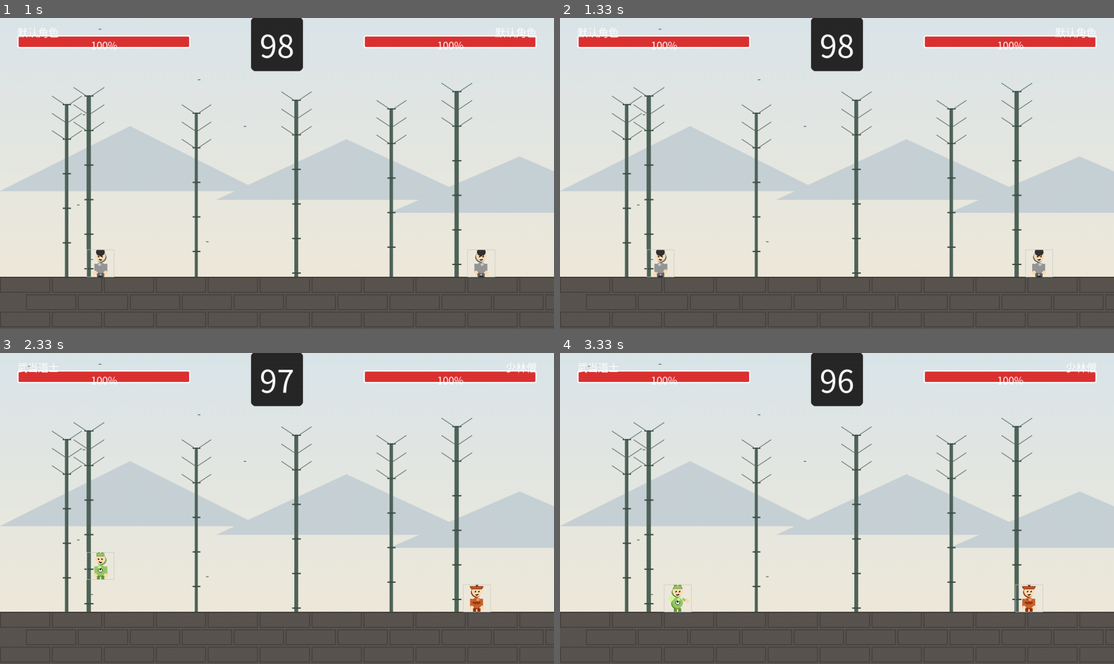
Above: before the commit, frames 1-4 (two rows, left to right).
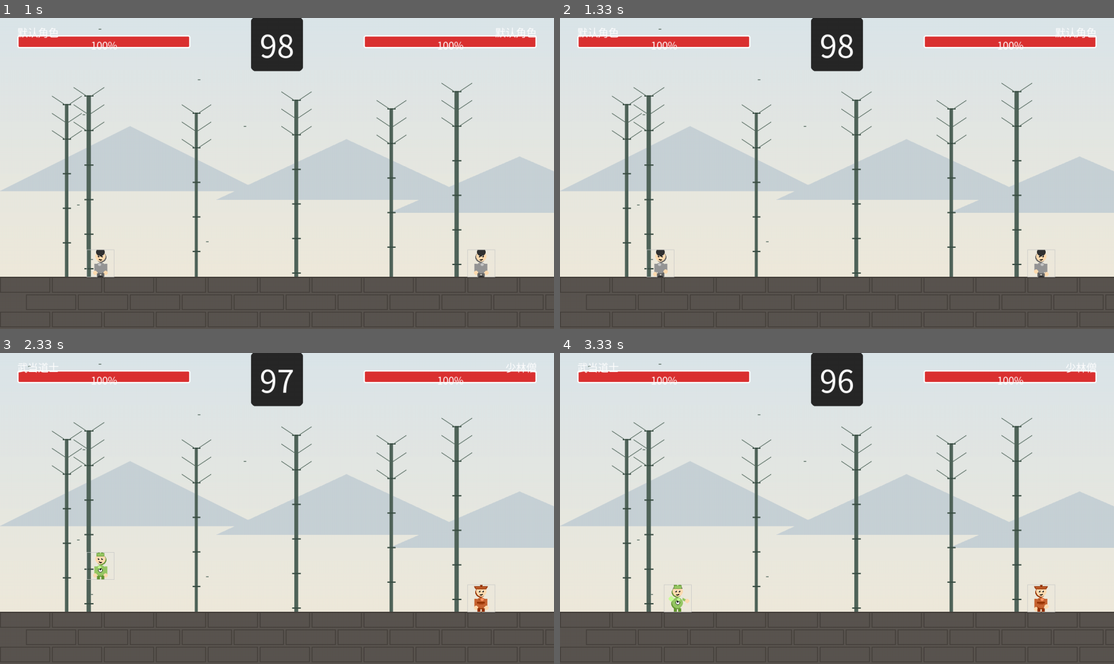
Above: after the commit, the same moments.

Repository: BreezeRidge/chinese-fighter
Game: pygame game, started from src/main.py
Same seed, same stepped clock (60 frames per second), same inputs: the game is played once before the commit and once after it.
Inputs:
- Up to frame 1 (1 s): tap J at 0.33 s; tap E at 0.67 s
- Up to frame 2 (1.33 s): tap F5 at 1 s
- Up to frame 3 (2.33 s): hold D 1.33-1.8 s; tap J at 1.4, 1.7, 2.23 s; tap F3 at 1.83 s; hold W from 2.17 s (still down); tap K at 2.32 s
- Up to frame 4 (3.33 s): release W at 2.47 s; hold D 2.5-2.97 s; tap J at 2.57, 2.87, 3.07 s; hold A from 3 s (still down); tap F at 3.15 s

Frame 1 is identical in both runs. In frame 2, 0.1% of the frame differs, in the area x 84-90%, y 74-84%; in frame 3, 0.2%; in frame 4, 0.4%, in the area x 82-90%, y 74-84%.

Commit message:
feat: AI系统战术增强（v1.0.0）
核心改进：
1. 修复冷却公式Bug（旧公式让HARD难度反而更慢）
2. 新增连段系统：命中确认→追击→轻起手→重收尾
3. 战术决策：血量感知、硬直窗口惩罚、真实招式冷却检查
4. 基于角色攻击范围的精确距离判断

实测效果：
- HARD接近速度170帧 vs EASY的328帧（难度正确分层）
- AI能对静止对手打出40次命中直至KO
- 三种性格攻击模式差异明显（AGGRESSIVE重击70%）

影响范围：
- AIController.update() 决策逻辑完全重写
- 新增 _combo_attack() 和 _try_special() 方法
- 公共接口不变，main.py/AIKeyWrapper无需改动

Diff:
--- a/src/ai_system.py
+++ b/src/ai_system.py
@@ -45,6 +45,11 @@
         self.action_cooldown = 0.0  # 行动冷却
         self.current_action = None  # 当前行动
         self.action_duration = 0.0  # 行动持续时间
+
+        # 连段系统状态
+        self.combo_step = 0          # 当前连段步骤（0=未开始）
+        self.combo_window = 0.0      # 连段确认窗口剩余时间
+        self._prev_opp_health = None # 上一帧对手血量（用于命中确认）
 
         # 难度参数
         self._set_difficulty_params()
@@ -97,50 +102,77 @@
             "special_2": False,
         }
 
+        # 更新连段窗口计时
+        self.combo_window = max(0, self.combo_window - dt)
+        if self.combo_window <= 0:
+            self.combo_step = 0  # 窗口过期，连段中断
+
+        # 命中确认：对手掉血 => 上一次攻击命中，可推进连段
+        opp_hp = opponent.health
+        just_hit = (self._prev_opp_health is not None
+                    and opp_hp < self._prev_opp_health)
+        self._prev_opp_health = opp_hp
+
         # 如果在冷却中，返回空操作
         if self.action_cooldown > 0:
             return keys_state
 
-        # AI决策逻辑
         distance = abs(ai_fighter.pos_x - opponent.pos_x)
-
-        # 1. 威胁检测：对手正在攻击
-        if opponent.state in [FighterState.ATTACK_LIGHT, FighterState.ATTACK_HEAVY, FighterState.SPECIAL]:
-            if distance < 150:
-                # 尝试格挡或闪避
-                if random.random() < self.block_chance:
-                    keys_state["block"] = True
-                    self._set_action_cooldown(0.3)
-                    return keys_state
-                elif random.random() < self.dodge_chance:
-                    # 后退
-                    keys_state["left" if ai_fighter.facing_right else "right"] = True
-                    self._set_action_cooldown(0.2)
-                    return keys_state
-
-        # 2. 距离判断
-        if distance > 200:
+        light_range = ai_fighter.stats.light_range
+        heavy_range = ai_fighter.stats.heavy_range
+
+        # 血量态势：落后时更激进，领先时更稳健
+        hp_ratio = ai_fighter.health / ai_fighter.stats.max_health
+        opp_hp_ratio = opp_hp / opponent.stats.max_health
+        losing = hp_ratio < opp_hp_ratio - 0.15
+
+        # ============ 优先级1：命中确认后的连段追击 ============
+        # 刚打中或对手处于硬直，是格斗AI最该压迫的窗口。
+        opp_stunned = opponent.state == FighterState.HIT
+        if (just_hit or opp_stunned) and distance < heavy_range + 20:
+            self.combo_step += 1
+            self.combo_window = 0.45  # 保持连段意图
+            return self._combo_attack(ai_fighter, opponent, keys_state)
+
+        # ============ 优先级2：威胁检测——对手正在攻击 ============
+        opp_attacking = opponent.state in [
+            FighterState.ATTACK_LIGHT, FighterState.ATTACK_HEAVY, FighterState.SPECIAL
+        ]
+        if opp_attacking and distance < heavy_range + 30:
+            # 落后时倾向闪避后反击而非被动格挡
+            if losing and random.random() < self.dodge_chance:
+                keys_state["left" if ai_fighter.facing_right else "right"] = True
+                self._set_action_cooldown(0.6)
+                return keys_state
+            if random.random() < self.block_chance:
+                keys_state["block"] = True
+                self._set_action_cooldown(1.0)
+                return keys_state
+            if random.random() < self.dodge_chance:
+                keys_state["left" if ai_fighter.facing_right else "right"] = True
+                self._set_action_cooldown(0.6)
+                return keys_state
+
+        # ============ 优先级3：特殊招式（真实就绪时才放） ============
+        if self._try_special(ai_fighter, opponent, distance, keys_state, losing):
+            return keys_state
+
+        # ============ 优先级4：基于攻击范围的距离决策 ============
+        if distance <= light_range:
+            # 已进入攻击范围：直接攻击
+            return self._decide_attack(ai_fighter, opponent, keys_state)
+        elif distance <= heavy_range + 30:
+            # 边缘距离：进攻型/落后时直接重击进场，否则微调走位
+            if self.personality == AIPersonality.AGGRESSIVE or losing:
+                return self._decide_attack(ai_fighter, opponent, keys_state)
+            if self.personality == AIPersonality.DEFENSIVE and random.random() < 0.4:
+                keys_state["block"] = True
+                self._set_action_cooldown(0.8)
+                return keys_state
+            return self._approach_opponent(ai_fighter, opponent)
+        else:
             # 远距离：接近对手
             return self._approach_opponent(ai_fighter, opponent)
-        elif distance > 100:
-            # 中距离：根据性格决定
-            if self.personality == AIPersonality.AGGRESSIVE:
-                return self._decide_attack(ai_fighter, opponent, keys_state)
-            elif self.personality == AIPersonality.DEFENSIVE:
-                if random.random() < 0.5:
-                    return self._approach_opponent(ai_fighter, opponent)
-                else:
-                    keys_state["block"] = True
-                    self._set_action_cooldown(0.3)
-                    return keys_state
-            else:  # BALANCED
-                if random.random() < self.attack_frequency:
-                    return self._decide_attack(ai_fighter, opponent, keys_state)
-                else:
-                    return self._approach_opponent(ai_fighter, opponent)
-        else:
-            # 近距离：攻击或格挡
-            return self._decide_attack(ai_fighter, opponent, keys_state)
 
     def _approach_opponent(self, ai_fighter: Fighter, opponent: Fighter) -> dict:
         """接近对手"""
@@ -165,47 +197,104 @@
         for key in keys_state:
             keys_state[key] = False
 
-        # 优先使用特殊招式（如果可用）
-        if random.random() < self.special_move_chance:
-            if random.random() < 0.5:
-                keys_state["special_1"] = True
-                self._set_action_cooldown(0.5)
-                return keys_state
-            else:
-                keys_state["special_2"] = True
-                self._set_action_cooldown(0.5)
-                return keys_state
-
+        # 攻击后冷却缩短，让AI能连续压迫（追击靠连段窗口衔接）
         # 选择攻击类型
         if self.personality == AIPersonality.AGGRESSIVE:
             # 进攻型：70%重攻击
             if random.random() < 0.7:
                 keys_state["attack_heavy"] = True
+                self._set_action_cooldown(0.9)
+            else:
+                keys_state["attack_light"] = True
+                self._set_action_cooldown(0.5)
+        elif self.personality == AIPersonality.DEFENSIVE:
+            # 防守型：主要轻攻击（快速、破绽小）
+            if random.random() < 0.8:
+                keys_state["attack_light"] = True
                 self._set_action_cooldown(0.5)
             else:
-                keys_state["attack_light"] = True
-                self._set_action_cooldown(0.3)
-        elif self.personality == AIPersonality.DEFENSIVE:
-            # 防守型：主要轻攻击
-            if random.random() < 0.8:
-                keys_state["attack_light"] = True
-                self._set_action_cooldown(0.3)
-            else:
                 keys_state["attack_heavy"] = True
-                self._set_action_cooldown(0.5)
+                self._set_action_cooldown(0.9)
         else:  # BALANCED
             if random.random() < 0.5:
                 keys_state["attack_light"] = True
-                self._set_action_cooldown(0.3)
+                self._set_action_cooldown(0.5)
             else:
                 keys_state["attack_heavy"] = True
-                self._set_action_cooldown(0.5)
+                self._set_action_cooldown(0.9)
 
         return keys_state
 
+    def _combo_attack(self, ai_fighter: Fighter, opponent: Fighter, keys_state: dict) -> dict:
+        """
+        连段追击：对手处于硬直/刚被命中时使用。
+        套路——轻攻击起手确认命中，第2、3段接重攻击收尾，
+        制造真实的连段压迫感，而非单发后撤。
+        """
+        for key in keys_state:
+            keys_state[key] = False
+
+        # 面向对手，避免打空
+        if ai_fighter.pos_x < opponent.pos_x:
+            keys_state["right"] = True
+        else:
+            keys_state["left"] = True
+
+        if self.combo_step >= 3:
+            # 第3段：重攻击/特殊收尾，然后重置连段
+            keys_state["attack_heavy"] = True
+            keys_state["right" if ai_fighter.pos_x < opponent.pos_x else "left"] = False
+            self.combo_step = 0
+            self._set_action_cooldown(0.8)
+        elif self.combo_step == 2:
+            keys_state["attack_heavy"] = True
+            self._set_action_cooldown(0.7)
+        else:
+            # 起手用轻攻击，快且好确认
+            keys_state["attack_light"] = True
+            self._set_action_cooldown(0.4)
+        return keys_state
+
+    def _try_special(self, ai_fighter: Fighter, opponent: Fighter,
+                     distance: float, keys_state: dict, losing: bool) -> bool:
+        """
+        尝试使用特殊招式——只在招式真实冷却完毕时才放，避免空按浪费决策帧。
+        落后时提高使用意愿。返回是否决定使用。
+        """
+        moves = getattr(ai_fighter, "special_moves", None)
+        system = getattr(ai_fighter, "special_move_system", None)
+        if not moves or system is None:
+            return False
+
+        # 找出当前真正可用的招式
+        ready = [m for m in moves if system.can_use(m)]
+        if not ready:
+            return False
+
+        # 使用意愿：基础概率 + 落后加成
+        chance = self.special_move_chance + (0.25 if losing else 0.0)
+        if random.random() > chance:
+            return False
+
+        # 近距离才放（多数招式需贴身），远距离留着
+        if distance > ai_fighter.stats.heavy_range + 60:
+            return False
+
+        # special_1 对应第一个招式键，special_2 对应第二个
+        idx = 0 if len(ready) == 1 else random.randint(0, 1)
+        keys_state["special_1" if idx == 0 else "special_2"] = True
+        self._set_action_cooldown(1.2)
+        return True
+
     def _set_action_cooldown(self, duration: float):
-        """设置行动冷却"""
-        self.action_cooldown = duration * (1.0 / self.reaction_time)
+        """
+        设置行动冷却。
+
+        修复：旧公式 duration * (1/reaction_time) 会让反应快的HARD
+        (reaction_time=0.15) 冷却被放大6.67倍，难度越高反而越迟钝。
+        现在以 reaction_time 作为基础间隔，duration 只做微调缩放。
+        """
+        self.action_cooldown = self.reaction_time * duration
 
 
 class AIKeyWrapper:
